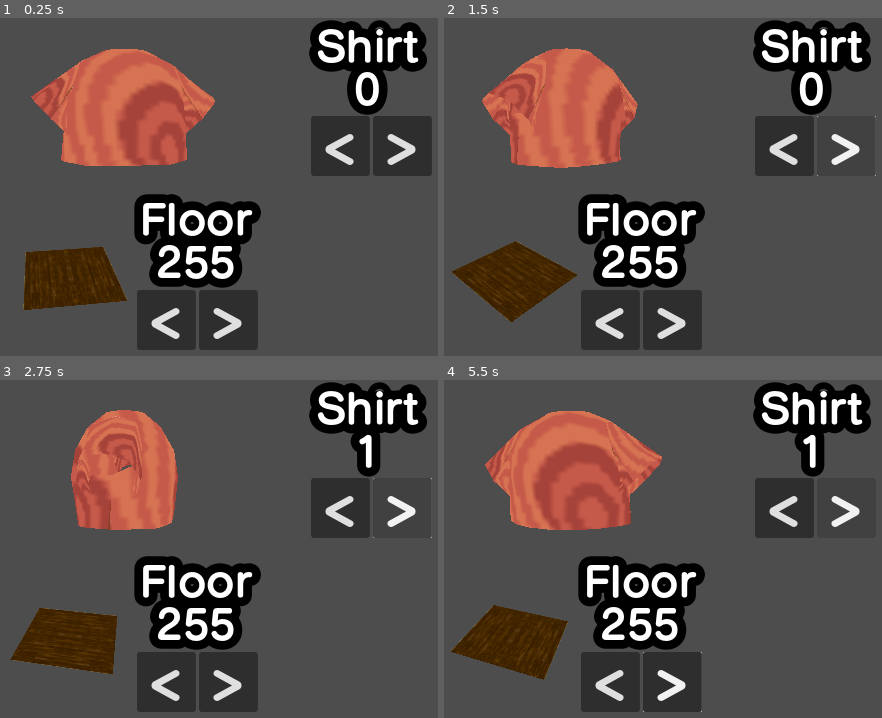
Above: before the commit, frames 1-4 (two rows, left to right).
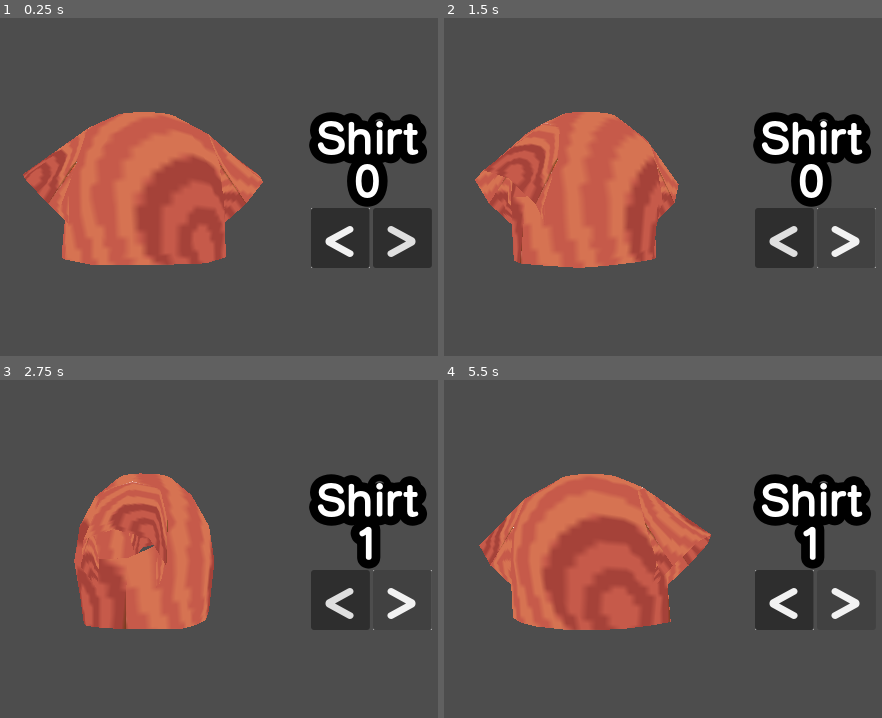
Above: after the commit, the same moments.

Repository: TaelsDaFoox/cave-gamering
Game: Godot game, scene res://shirtMenu.tscn
Same seed, same stepped clock (60 frames per second), same inputs: the game is played once before the commit and once after it. This scene is started directly instead of the project's main scene.
Inputs:
- Up to frame 1 (0.25 s): no input
- Up to frame 2 (1.5 s): click "<" at 0.5 s; click ">" at 1.25 s
- Up to frame 3 (2.75 s): tap Enter at 2 s; hold D (right) from 2.03 s (still down); hold Z (A) from 2.03 s (still down)
- Up to frame 4 (5.5 s): release D (right) at 2.78 s; release Z (A) at 2.78 s; hold S (backward) 2.78-3.53 s; tap 2 (NewCarpet) at 2.85 s; hold D (right) 3.53-4.28 s; hold 1 (NewShirt) 3.53-4.28 s; hold W (forward) 4.28-5.03 s; tap Alt at 4.35 s; hold A (left) from 5.03 s (still down); tap Shift at 5.1 s

The runs differ from the first frame. In frame 1, 47% of the frame differs, in the area x 5-99%, y 0-99%; in frame 2, 41%; in frame 3, 37%; in frame 4, 43%.

Commit message:
ring added, carpet menu removed

Diff:
--- a/Inventory.tscn
+++ b/Inventory.tscn
@@ -63,13 +63,15 @@
 icon_alignment = 1
 expand_icon = true
 
-[node name="Button4" type="Button" parent="GridContainer"]
+[node name="Ring" type="Button" parent="GridContainer"]
 custom_minimum_size = Vector2(48, 48)
 layout_mode = 2
 theme_override_colors/font_outline_color = Color(0, 0, 0, 0.6509804)
 theme_override_constants/outline_size = 8
 theme_override_fonts/font = ExtResource("2_jqulp")
 theme_override_font_sizes/font_size = 12
+text = "Ring"
+icon = ExtResource("1_3n7vm")
 icon_alignment = 1
 expand_icon = true
 
@@ -188,4 +190,5 @@
 [connection signal="pressed" from="GridContainer/Table" to="." method="_on_table_pressed"]
 [connection signal="pressed" from="GridContainer/Chair" to="." method="_on_chair_pressed"]
 [connection signal="pressed" from="GridContainer/Wedge" to="." method="_on_wedge_pressed"]
+[connection signal="pressed" from="GridContainer/Ring" to="." method="_on_ring_pressed"]
 [connection signal="pressed" from="GridContainer/Remove" to="." method="_on_remove_pressed"]
--- a/inventory.gd
+++ b/inventory.gd
@@ -28,3 +28,7 @@
 
 func _on_wedge_pressed() -> void:
 	objSpawn(load("res://objects/Wedge.tscn"))
+
+
+func _on_ring_pressed() -> void:
+	objSpawn(load("res://objects/ring.tscn"))
--- /dev/null
+++ b/materials/RingGold.tres
@@ -0,0 +1,6 @@
+[gd_resource type="StandardMaterial3D" format=3 uid="uid://cn8m1qy6b68i0"]
+
+[resource]
+albedo_color = Color(1, 1, 0, 1)
+metallic_specular = 1.0
+roughness = 0.34
--- /dev/null
+++ b/models/ring.gd
@@ -0,0 +1,3 @@
+extends Node3D
+func _process(delta: float) -> void:
+	rotation.y+=delta*2
--- a/objects/chair.tscn
+++ b/objects/chair.tscn
@@ -3,6 +3,7 @@
 [ext_resource type="Material" uid="uid://b0myihekckful" path="res://materials/wood.tres" id="1_x36a4"]
 
 [sub_resource type="BoxShape3D" id="BoxShape3D_nf3pd"]
+size = Vector3(1, 0.7060547, 1)
 
 [node name="Chair" type="StaticBody3D"]
 collision_layer = 5
@@ -48,4 +49,5 @@
 material = ExtResource("1_x36a4")
 
 [node name="CollisionShape3D" type="CollisionShape3D" parent="."]
+transform = Transform3D(1, 0, 0, 0, 1, 0, 0, 0, 1, 0, -0.14697266, 0)
 shape = SubResource("BoxShape3D_nf3pd")
--- /dev/null
+++ b/objects/ring.tscn
@@ -0,0 +1,16 @@
+[gd_scene load_steps=4 format=3 uid="uid://d0r2b5qwhj5hh"]
+
+[ext_resource type="PackedScene" uid="uid://bmekr3ad0xk6a" path="res://models/ring.glb" id="1_ogjf3"]
+[ext_resource type="Script" uid="uid://d4bstb3wubxpl" path="res://models/ring.gd" id="2_mdp2e"]
+
+[sub_resource type="BoxShape3D" id="BoxShape3D_wafca"]
+
+[node name="Ring" type="StaticBody3D"]
+collision_layer = 5
+
+[node name="CollisionShape3D" type="CollisionShape3D" parent="."]
+shape = SubResource("BoxShape3D_wafca")
+
+[node name="Model" parent="." instance=ExtResource("1_ogjf3")]
+transform = Transform3D(0.637, 0, 0, 0, 0.637, 0, 0, 0, 0.637, 0, 0, 0)
+script = ExtResource("2_mdp2e")
--- a/shirtMenu.tscn
+++ b/shirtMenu.tscn
@@ -1,15 +1,11 @@
-[gd_scene load_steps=8 format=3 uid="uid://d3v3jww3m4rul"]
+[gd_scene load_steps=6 format=3 uid="uid://d3v3jww3m4rul"]
 
 [ext_resource type="Script" uid="uid://dniumddodwytf" path="res://shirt_menu.gd" id="1_ncqk2"]
 [ext_resource type="PackedScene" uid="uid://dujk7eywtnb8g" path="res://objects/shirtPreview.tscn" id="2_cp74y"]
 [ext_resource type="FontFile" uid="uid://x5uarbb3anha" path="res://fonts/FOT-Seurat Pro B.otf" id="3_cp74y"]
-[ext_resource type="PackedScene" uid="uid://di47eq8hp488q" path="res://objects/carpet_preview.tscn" id="3_e6qbx"]
 
 [sub_resource type="ViewportTexture" id="ViewportTexture_cp74y"]
 viewport_path = NodePath("SubViewport")
-
-[sub_resource type="ViewportTexture" id="ViewportTexture_e6qbx"]
-viewport_path = NodePath("SubViewport2")
 
 [sub_resource type="Environment" id="Environment_cp74y"]
 ambient_light_source = 2
@@ -31,32 +27,17 @@
 anchor_top = 0.5
 anchor_right = 0.5
 anchor_bottom = 0.5
-offset_left = -211.0
-offset_top = -180.0
-offset_right = -15.0
-offset_bottom = 16.0
+offset_left = -221.0
+offset_top = -126.0
+offset_right = 35.0
+offset_bottom = 130.0
 grow_horizontal = 2
 grow_vertical = 2
 texture = SubResource("ViewportTexture_cp74y")
 
-[node name="TextureRect2" type="TextureRect" parent="."]
-layout_mode = 1
-anchors_preset = 8
-anchor_left = 0.5
-anchor_top = 0.5
-anchor_right = 0.5
-anchor_bottom = 0.5
-offset_left = -232.0
-offset_top = 17.0
-offset_right = -104.0
-offset_bottom = 145.0
-grow_horizontal = 2
-grow_vertical = 2
-texture = SubResource("ViewportTexture_e6qbx")
-
 [node name="SubViewport" type="SubViewport" parent="."]
 transparent_bg = true
-size = Vector2i(196, 196)
+size = Vector2i(256, 256)
 
 [node name="Camera3D" type="Camera3D" parent="SubViewport"]
 transform = Transform3D(1, 0, 0, 0, 1, 0, 0, 0, 1, 0, 1.157089, 3.9249146)
@@ -66,19 +47,6 @@
 
 [node name="shirt" parent="SubViewport" instance=ExtResource("2_cp74y")]
 
-[node name="SubViewport2" type="SubViewport" parent="."]
-transparent_bg = true
-size = Vector2i(128, 128)
-
-[node name="Camera3D" type="Camera3D" parent="SubViewport2"]
-transform = Transform3D(1, 0, 0, 0, 0.77464664, 0.63239443, 0, -0.63239443, 0.77464664, -2.3841858e-07, 1.5082835, 4.185343)
-cull_mask = 1048064
-environment = SubResource("Environment_cp74y")
-fov = 30.0
-
-[node name="carpetPreview" parent="SubViewport2" instance=ExtResource("3_e6qbx")]
-transform = Transform3D(1, 0, 0, 0, 1, 0, 0, 0, 1, 0, -1.7456355, 0)
-
 [node name="ShirtText" type="Label" parent="."]
 layout_mode = 1
 anchors_preset = 8
@@ -87,9 +55,9 @@
 anchor_right = 0.5
 anchor_bottom = 0.5
 offset_left = 29.0
-offset_top = -181.0
+offset_top = -89.0
 offset_right = 230.0
-offset_bottom = -80.0
+offset_bottom = 12.0
 grow_horizontal = 2
 grow_vertical = 2
 theme_override_constants/line_spacing = 1
@@ -97,28 +65,6 @@
 theme_override_fonts/font = ExtResource("3_cp74y")
 theme_override_font_sizes/font_size = 41
 text = "Shirt
-255"
-horizontal_alignment = 1
-vertical_alignment = 1
-
-[node name="CarpetText" type="Label" parent="."]
-layout_mode = 1
-anchors_preset = 8
-anchor_left = 0.5
-anchor_top = 0.5
-anchor_right = 0.5
-anchor_bottom = 0.5
-offset_left = -142.0
-offset_top = -8.0
-offset_right = 59.0
-offset_bottom = 93.0
-grow_horizontal = 2
-grow_vertical = 2
-theme_override_constants/line_spacing = 1
-theme_override_constants/outline_size = 35
-theme_override_fonts/font = ExtResource("3_cp74y")
-theme_override_font_sizes/font_size = 41
-text = "Floor
 255"
 horizontal_alignment = 1
 vertical_alignment = 1
@@ -131,9 +77,9 @@
 anchor_right = 0.5
 anchor_bottom = 0.5
 offset_left = 50.0
-offset_top = -82.0
+offset_top = 10.0
 offset_right = 216.0
-offset_bottom = -22.0
+offset_bottom = 70.0
 grow_horizontal = 2
 grow_vertical = 2
 alignment = 1
@@ -154,38 +100,5 @@
 theme_override_font_sizes/font_size = 51
 text = ">"
 
-[node name="Carpet" type="HBoxContainer" parent="."]
-layout_mode = 1
-anchors_preset = 8
-anchor_left = 0.5
-anchor_top = 0.5
-anchor_right = 0.5
-anchor_bottom = 0.5
-offset_left = -124.0
-offset_top = 92.0
-offset_right = 42.0
-offset_bottom = 152.0
-grow_horizontal = 2
-grow_vertical = 2
-alignment = 1
-
-[node name="Left" type="Button" parent="Carpet"]
-clip_contents = true
-custom_minimum_size = Vector2(58.9, 0)
-layout_mode = 2
-theme_override_fonts/font = ExtResource("3_cp74y")
-theme_override_font_sizes/font_size = 51
-text = "<"
-
-[node name="Right" type="Button" parent="Carpet"]
-clip_contents = true
-custom_minimum_size = Vector2(58.9, 0)
-layout_mode = 2
-theme_override_fonts/font = ExtResource("3_cp74y")
-theme_override_font_sizes/font_size = 51
-text = ">"
-
 [connection signal="pressed" from="ShirtBtns/Left" to="." method="_on_left_pressed"]
 [connection signal="pressed" from="ShirtBtns/Right" to="." method="_on_right_pressed"]
-[connection signal="pressed" from="Carpet/Left" to="." method="_on_left_pressed"]
-[connection signal="pressed" from="Carpet/Right" to="." method="_on_right_pressed"]
--- /dev/null
+++ b/shirtMenu2.tscn
@@ -0,0 +1,191 @@
+[gd_scene load_steps=8 format=3 uid="uid://cnhmsqveem8j4"]
+
+[ext_resource type="Script" uid="uid://dniumddodwytf" path="res://shirt_menu.gd" id="1_3ysth"]
+[ext_resource type="PackedScene" uid="uid://dujk7eywtnb8g" path="res://objects/shirtPreview.tscn" id="2_e5di3"]
+[ext_resource type="PackedScene" uid="uid://di47eq8hp488q" path="res://objects/carpet_preview.tscn" id="3_oa1as"]
+[ext_resource type="FontFile" uid="uid://x5uarbb3anha" path="res://fonts/FOT-Seurat Pro B.otf" id="4_qd2y0"]
+
+[sub_resource type="ViewportTexture" id="ViewportTexture_cp74y"]
+viewport_path = NodePath("SubViewport")
+
+[sub_resource type="ViewportTexture" id="ViewportTexture_e6qbx"]
+viewport_path = NodePath("SubViewport2")
+
+[sub_resource type="Environment" id="Environment_cp74y"]
+ambient_light_source = 2
+ambient_light_color = Color(1, 1, 1, 1)
+
+[node name="ShirtMenu" type="Control"]
+layout_mode = 3
+anchors_preset = 15
+anchor_right = 1.0
+anchor_bottom = 1.0
+grow_horizontal = 2
+grow_vertical = 2
+script = ExtResource("1_3ysth")
+
+[node name="TextureRect" type="TextureRect" parent="."]
+layout_mode = 1
+anchors_preset = 8
+anchor_left = 0.5
+anchor_top = 0.5
+anchor_right = 0.5
+anchor_bottom = 0.5
+offset_left = -211.0
+offset_top = -180.0
+offset_right = -15.0
+offset_bottom = 16.0
+grow_horizontal = 2
+grow_vertical = 2
+texture = SubResource("ViewportTexture_cp74y")
+
+[node name="TextureRect2" type="TextureRect" parent="."]
+layout_mode = 1
+anchors_preset = 8
+anchor_left = 0.5
+anchor_top = 0.5
+anchor_right = 0.5
+anchor_bottom = 0.5
+offset_left = -232.0
+offset_top = 17.0
+offset_right = -104.0
+offset_bottom = 145.0
+grow_horizontal = 2
+grow_vertical = 2
+texture = SubResource("ViewportTexture_e6qbx")
+
+[node name="SubViewport" type="SubViewport" parent="."]
+transparent_bg = true
+size = Vector2i(196, 196)
+
+[node name="Camera3D" type="Camera3D" parent="SubViewport"]
+transform = Transform3D(1, 0, 0, 0, 1, 0, 0, 0, 1, 0, 1.157089, 3.9249146)
+cull_mask = 1048064
+environment = SubResource("Environment_cp74y")
+fov = 30.0
+
+[node name="shirt" parent="SubViewport" instance=ExtResource("2_e5di3")]
+
+[node name="SubViewport2" type="SubViewport" parent="."]
+transparent_bg = true
+size = Vector2i(128, 128)
+
+[node name="Camera3D" type="Camera3D" parent="SubViewport2"]
+transform = Transform3D(1, 0, 0, 0, 0.77464664, 0.63239443, 0, -0.63239443, 0.77464664, -2.3841858e-07, 1.5082835, 4.185343)
+cull_mask = 1048064
+environment = SubResource("Environment_cp74y")
+fov = 30.0
+
+[node name="carpetPreview" parent="SubViewport2" instance=ExtResource("3_oa1as")]
+transform = Transform3D(1, 0, 0, 0, 1, 0, 0, 0, 1, 0, -1.7456355, 0)
+
+[node name="ShirtText" type="Label" parent="."]
+layout_mode = 1
+anchors_preset = 8
+anchor_left = 0.5
+anchor_top = 0.5
+anchor_right = 0.5
+anchor_bottom = 0.5
+offset_left = 29.0
+offset_top = -181.0
+offset_right = 230.0
+offset_bottom = -80.0
+grow_horizontal = 2
+grow_vertical = 2
+theme_override_constants/line_spacing = 1
+theme_override_constants/outline_size = 35
+theme_override_fonts/font = ExtResource("4_qd2y0")
+theme_override_font_sizes/font_size = 41
+text = "Shirt
+255"
+horizontal_alignment = 1
+vertical_alignment = 1
+
+[node name="CarpetText" type="Label" parent="."]
+layout_mode = 1
+anchors_preset = 8
+anchor_left = 0.5
+anchor_top = 0.5
+anchor_right = 0.5
+anchor_bottom = 0.5
+offset_left = -142.0
+offset_top = -8.0
+offset_right = 59.0
+offset_bottom = 93.0
+grow_horizontal = 2
+grow_vertical = 2
+theme_override_constants/line_spacing = 1
+theme_override_constants/outline_size = 35
+theme_override_fonts/font = ExtResource("4_qd2y0")
+theme_override_font_sizes/font_size = 41
+text = "Floor
+255"
+horizontal_alignment = 1
+vertical_alignment = 1
+
+[node name="ShirtBtns" type="HBoxContainer" parent="."]
+layout_mode = 1
+anchors_preset = 8
+anchor_left = 0.5
+anchor_top = 0.5
+anchor_right = 0.5
+anchor_bottom = 0.5
+offset_left = 50.0
+offset_top = -82.0
+offset_right = 216.0
+offset_bottom = -22.0
+grow_horizontal = 2
+grow_vertical = 2
+alignment = 1
+
+[node name="Left" type="Button" parent="ShirtBtns"]
+clip_contents = true
+custom_minimum_size = Vector2(58.9, 0)
+layout_mode = 2
+theme_override_fonts/font = ExtResource("4_qd2y0")
+theme_override_font_sizes/font_size = 51
+text = "<"
+
+[node name="Right" type="Button" parent="ShirtBtns"]
+clip_contents = true
+custom_minimum_size = Vector2(58.9, 0)
+layout_mode = 2
+theme_override_fonts/font = ExtResource("4_qd2y0")
+theme_override_font_sizes/font_size = 51
+text = ">"
+
+[node name="Carpet" type="HBoxContainer" parent="."]
+layout_mode = 1
+anchors_preset = 8
+anchor_left = 0.5
+anchor_top = 0.5
+anchor_right = 0.5
+anchor_bottom = 0.5
+offset_left = -124.0
+offset_top = 92.0
+offset_right = 42.0
+offset_bottom = 152.0
+grow_horizontal = 2
+grow_vertical = 2
+alignment = 1
+
+[node name="Left" type="Button" parent="Carpet"]
+clip_contents = true
+custom_minimum_size = Vector2(58.9, 0)
+layout_mode = 2
+theme_override_fonts/font = ExtResource("4_qd2y0")
+theme_override_font_sizes/font_size = 51
+text = "<"
+
+[node name="Right" type="Button" parent="Carpet"]
+clip_contents = true
+custom_minimum_size = Vector2(58.9, 0)
+layout_mode = 2
+theme_override_fonts/font = ExtResource("4_qd2y0")
+theme_override_font_sizes/font_size = 51
+text = ">"
+
+[connection signal="pressed" from="ShirtBtns/Left" to="." method="_on_left_pressed"]
+[connection signal="pressed" from="ShirtBtns/Right" to="." method="_on_right_pressed"]
+[connection signal="pressed" from="Carpet/Left" to="." method="_on_left_pressed"]
+[connection signal="pressed" from="Carpet/Right" to="." method="_on_right_pressed"]
--- a/shirt_menu.gd
+++ b/shirt_menu.gd
@@ -1,12 +1,14 @@
 extends Control
 @onready var shirt = $SubViewport/shirt
-@onready var carpet = $SubViewport2/carpetPreview
+#@onready var carpet = $SubViewport2/carpetPreview
+@onready var firstbtn = $ShirtBtns/Left
 var player
 @onready var shirtText = $ShirtText
 func _physics_process(delta: float) -> void:
 	shirt.rotation.y+=delta*0.5
-	carpet.rotation.y+=delta*0.5
+	#carpet.rotation.y+=delta*0.5
 func _ready() -> void:
+	firstbtn.grab_focus()
 	player=get_parent().get_node("Player")
 	updateShirtText()
 
Not shown, added: export_presets.cfg
Not shown, added: models/ring.gd.uid
Binary file added: models/ring.glb
Not shown, added: models/ring.glb.import
